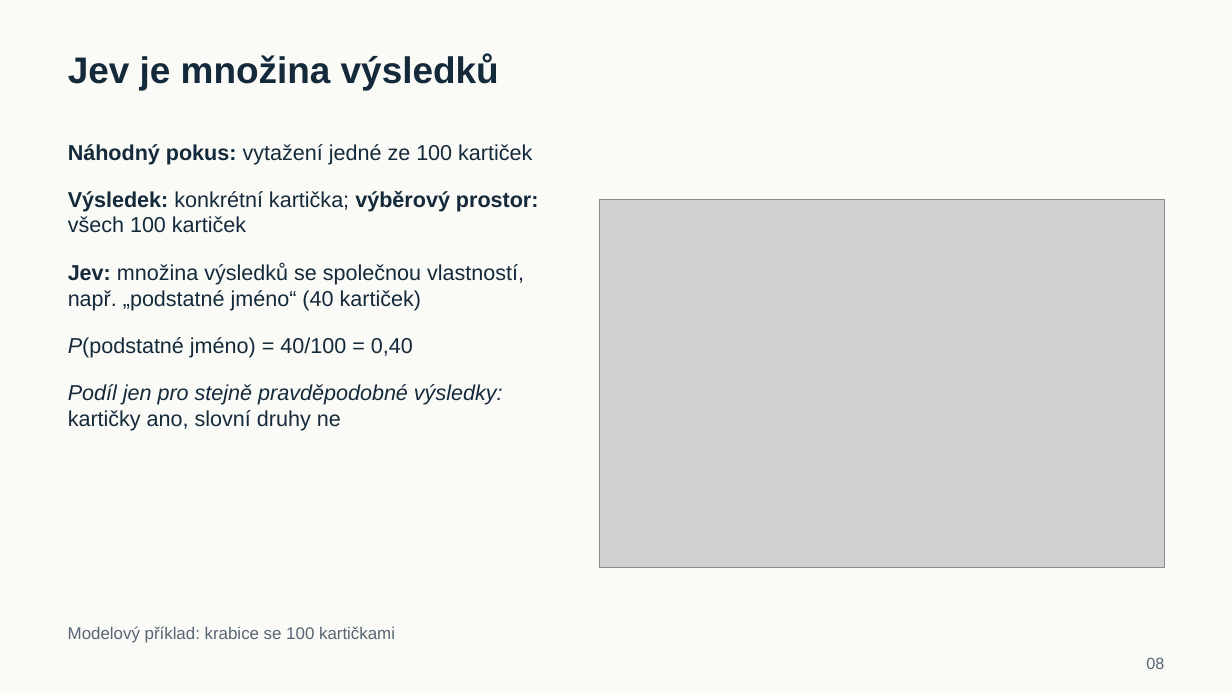
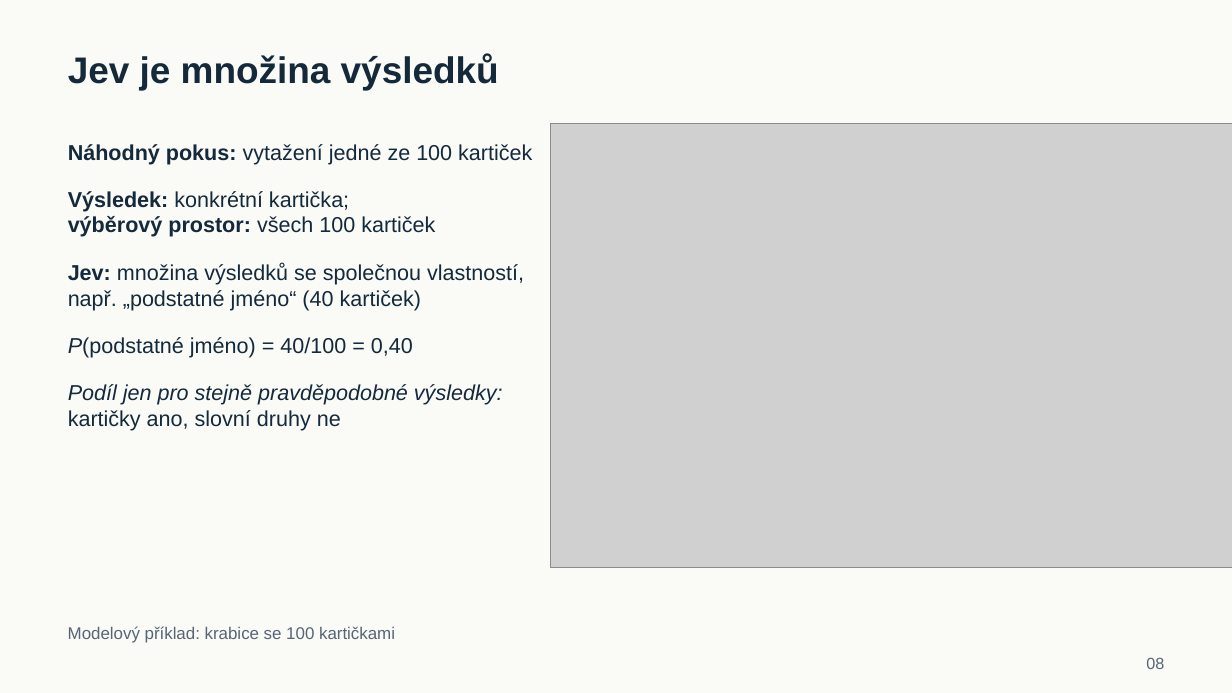
Before and after one commit to reckak/statistics-for-psychology, a slide deck: slide 8 of presentations/kapitola_05_pravdepodobnost.pptx. Drawn at 1232x693 pixels with LibreOffice and Linux fonts; fonts in the diff are those of the drawing; grey boxes stand for pictures. Boxes give left, top, right and bottom in pixels: in the first picture for what was removed or moved away, otherwise in the second. Text is boxed around its words. In the diff, an @@ line names an element or a change of style, - is before the commit and + after.

```diff
--- a/presentations/kapitola_05_pravdepodobnost.pptx
+++ b/presentations/kapitola_05_pravdepodobnost.pptx
@@ picture: place and size @@
-picture at [599, 199, 1164, 567]
+picture at [550, 123, 1231, 567]
@@ text "Výsledek: konkrétní kartička; výběrový prostor: ..." rewrapped from [68, 191, 539, 233] to [68, 191, 435, 237] @@
```
Also in this commit, not shown: 11 other slides changed, 1 other file.
